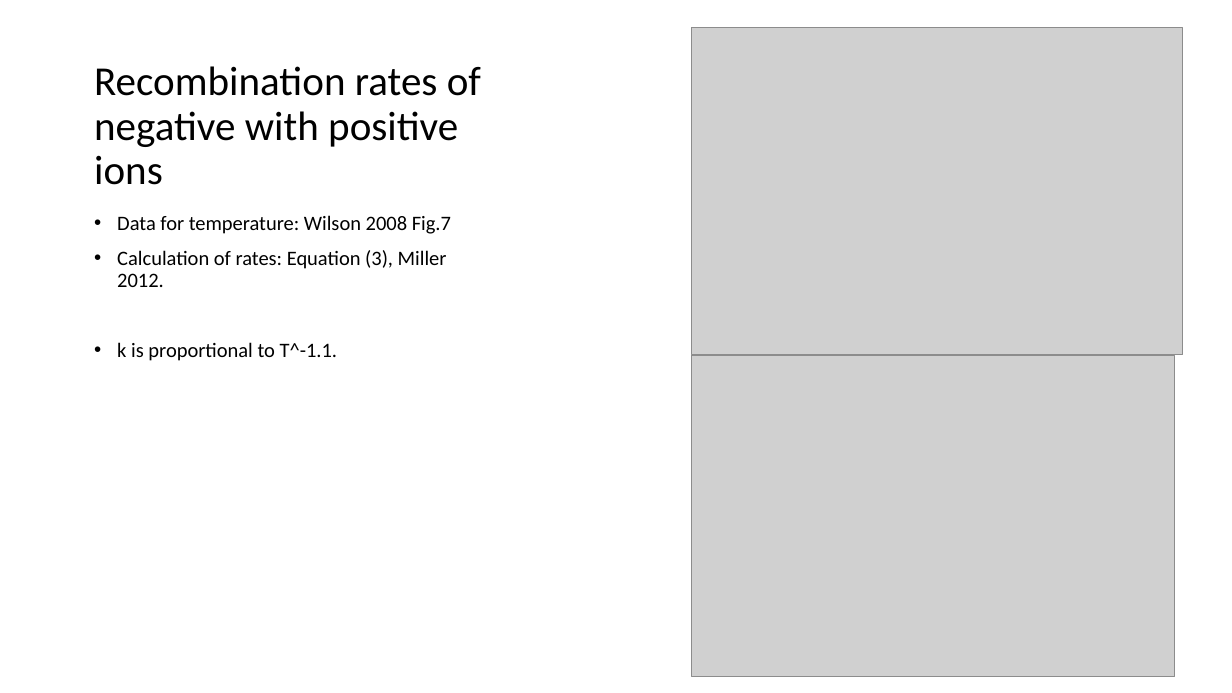
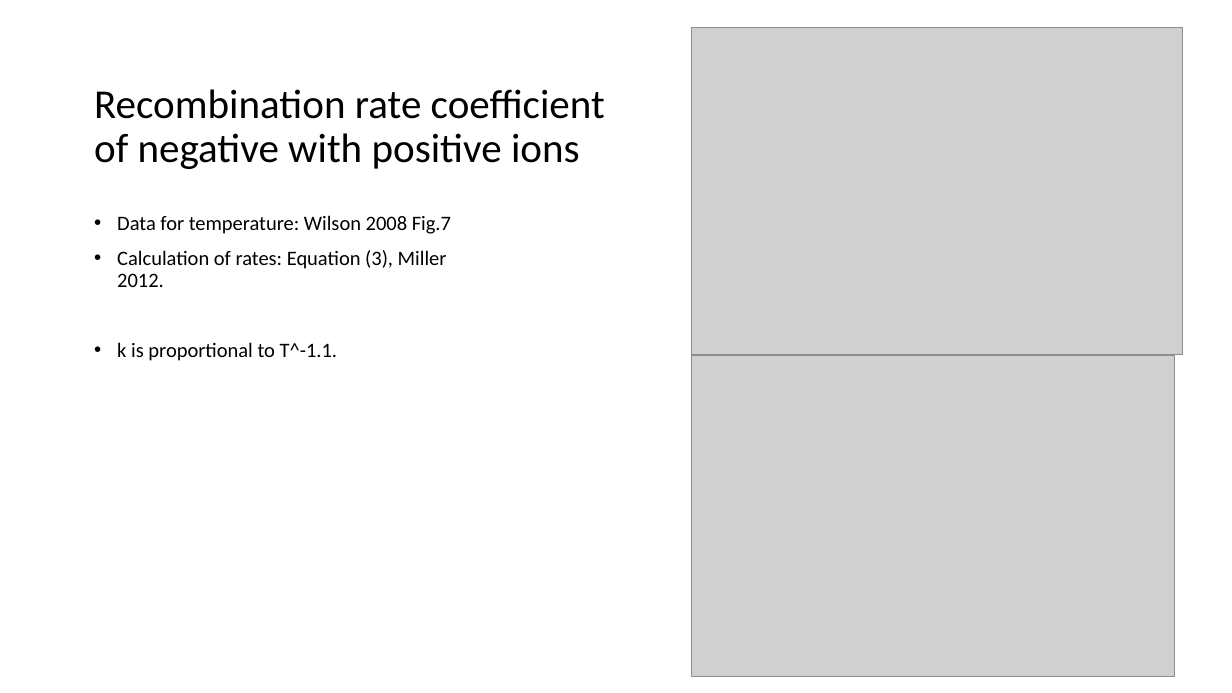
Before and after one commit to CubeOvO/Saturn, a slide deck: slide 14 of week4/Photodetachment Rate at Saturn - Draft.pptx. Drawn at 1232x693 pixels with LibreOffice and Linux fonts; fonts in the diff are those of the drawing; grey boxes stand for pictures. Boxes give left, top, right and bottom in pixels: in the first picture for what was removed or moved away, otherwise in the second. Text is boxed around its words. In the diff, an @@ line names an element or a change of style, - is before the commit and + after.

```diff
--- a/week4/Photodetachment Rate at Saturn - Draft.pptx
+++ b/week4/Photodetachment Rate at Saturn - Draft.pptx
@@ title at bbox=[94, 89, 605, 169]: text changed @@
-Recombination rates of negative with positive ions
+Recombination rate coefficient of negative with positive ions
```
Also in this commit, not shown: 8 other slides changed.
